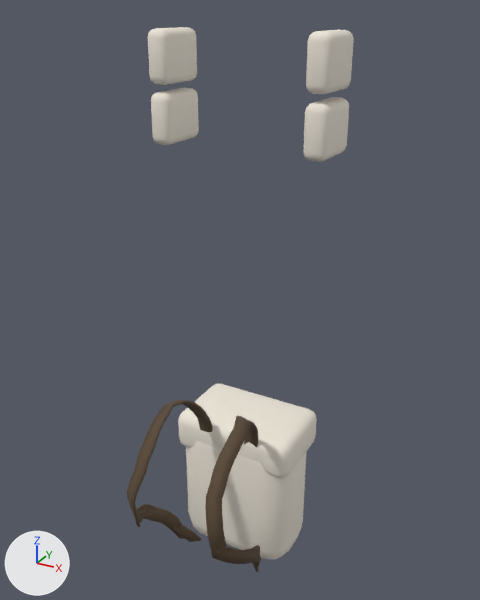
An edit to the glTF model game/assets/characters/survivor/bags/specialized_storage_bag.glb, drawn before and after from the same camera.
Camera for both pictures: a 50 mm lens placed at (0.793, -1.202, 2.494), pointed at (0.015, 0.212, 1.787). The axes (+X, +Y, +Z) are drawn at lower left. The lights are the same throughout. The picture after the commit comes second.

In view in the first picture: 'specialized_storage_bag'.
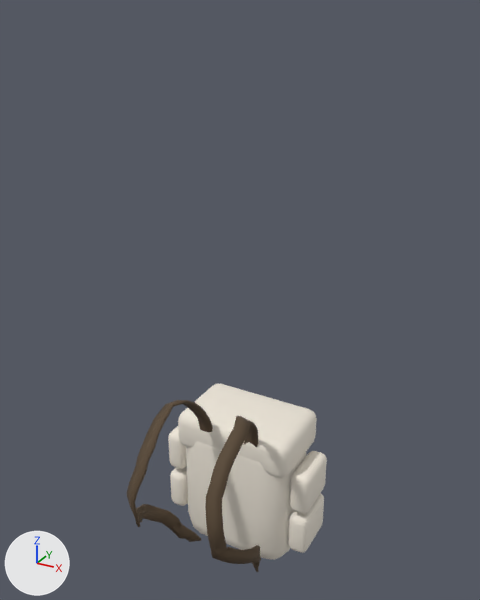
Diff of the bpy script that builds the scene:
```diff
--- a/game/assets/characters/survivor/bags/specialized_storage_bag.glb.py
+++ b/game/assets/characters/survivor/bags/specialized_storage_bag.glb.py
@@ me_specialized_storage_bag @@
 # used by ob_specialized_storage_bag; location = (0.0, 0.0, 0.0)
-me_specialized_storage_bag.from_pydata(...)  # 984 vertices, 1908 faces; spans x -0.24..0.24, y -0.13..0.44, z 0.93..2.45
+me_specialized_storage_bag.from_pydata(...)  # 984 vertices, 1908 faces; spans x -0.24..0.24, y -0.13..0.44, z 0.93..1.52
+# me_specialized_storage_bag part 1: the loose piece of 96 vertices spanning x -0.24..-0.18, y 0.2..0.35, z 2.17..2.3 is moved by (0.0, 0.0, -1.16)
+# me_specialized_storage_bag part 2: the loose piece of 96 vertices spanning x 0.18..0.24, y 0.2..0.35, z 2.17..2.3 is moved by (0.0, 0.0, -1.16)
+# me_specialized_storage_bag part 3: the loose piece of 96 vertices spanning x -0.24..-0.18, y 0.2..0.35, z 2.32..2.45 is moved by (0.0, 0.0, -1.16)
+# me_specialized_storage_bag part 4: the loose piece of 96 vertices spanning x 0.18..0.24, y 0.2..0.35, z 2.32..2.45 is moved by (0.0, 0.0, -1.16)
 me_specialized_storage_bag.materials.append(mat_bag_body)
```

What differs and where, as boxes [x1, y1, x2, y2] in the pictures (480 x 600 px; the box of a moved part takes in the faces that stretch with it):
'specialized_storage_bag', reshaped (12% narrower, 65% shorter)
    before: [127, 27, 354, 572]
    after: [127, 384, 327, 572]
part 1 of me_specialized_storage_bag, moved or reshaped
    before: [151, 88, 199, 145]
    after: [170, 466, 188, 506]
part 2 of me_specialized_storage_bag, moved or reshaped
    before: [303, 97, 349, 162]
    after: [289, 493, 324, 553]
part 3 of me_specialized_storage_bag, moved or reshaped
    before: [148, 27, 197, 85]
    after: [168, 426, 187, 469]
part 4 of me_specialized_storage_bag, moved or reshaped
    before: [306, 30, 354, 95]
    after: [290, 451, 327, 513]
